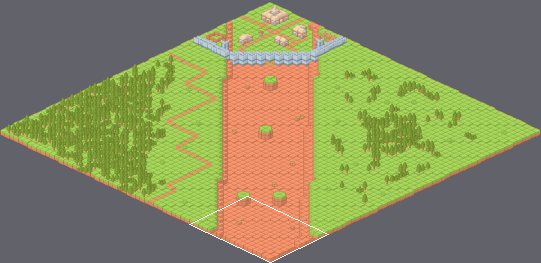
Two versions of a level (Tiled map, assets/level/Map/mapa2.tmx). Above: a wide view before the commit, with the close-up outlined.
Close-up. Earlier state:
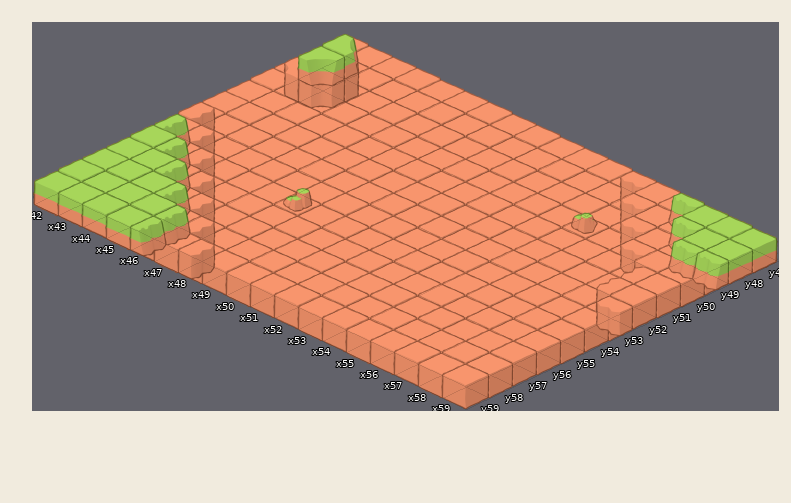
Cells are 232x110 px. Isometric: x runs down to the right, y down to the left. Shown: x 42..59, y 47..59. The commit also changed other parts of the map, which this record leaves out.
Once edited:
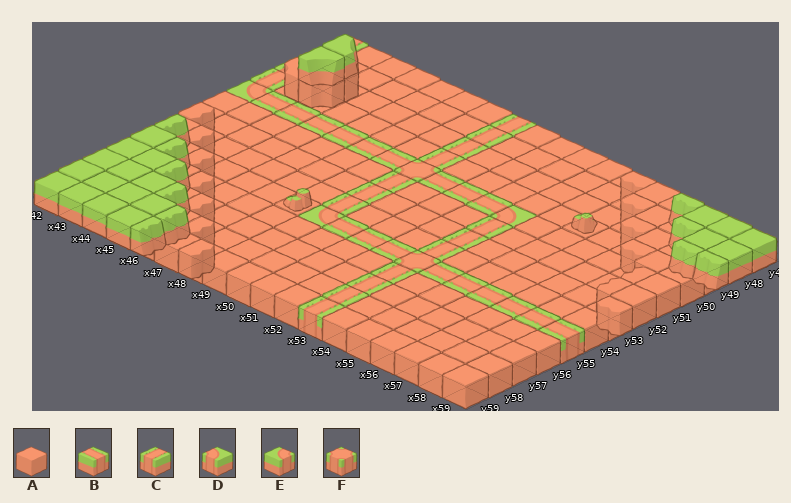
Key: from "Example": A 104 "dirt_center_N", B 120 "grass_path_N", C 121 "grass_path_E", D 125 "grass_pathBend_E", E 127 "grass_pathBend_W", F 132 "grass_pathCrossing_N".
_ is an empty cell.
Changes in this commit:
Layer "Suelo":
y 47: x 42 A -> C; x 49 A -> C
y 48: x 49 A -> C
y 49..50: x 42 A -> C; x 49 A -> C
y 51: x 42..53 AAAAAAAAAAAA -> EBBBBBBFBBBD
y 52..54: x 49 A -> C; x 53 A -> C
y 55: x 49..59 AAAAAAAAAAA -> EBBBFBBBBBB
y 56..59: x 53 A -> C
